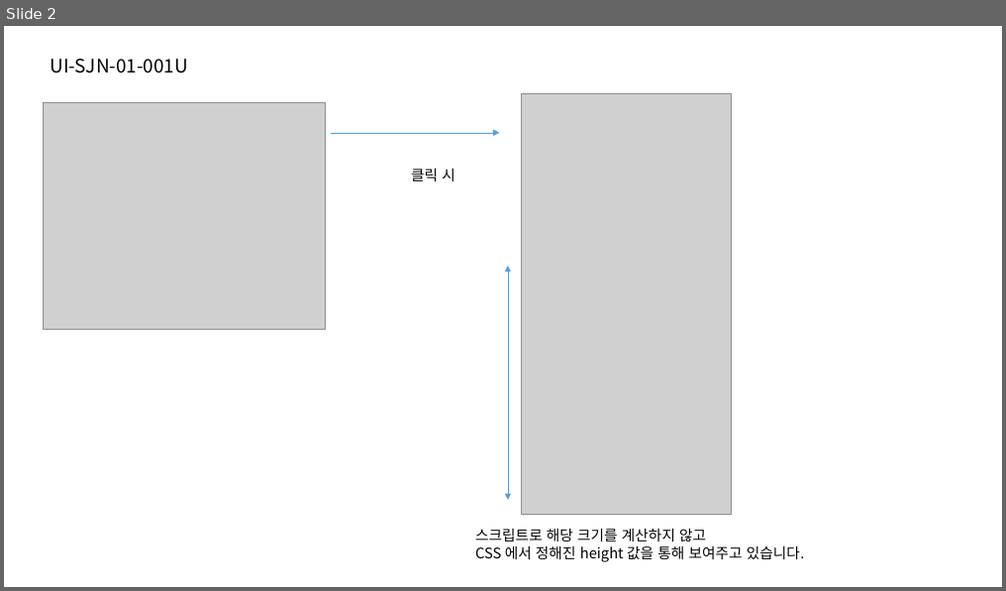
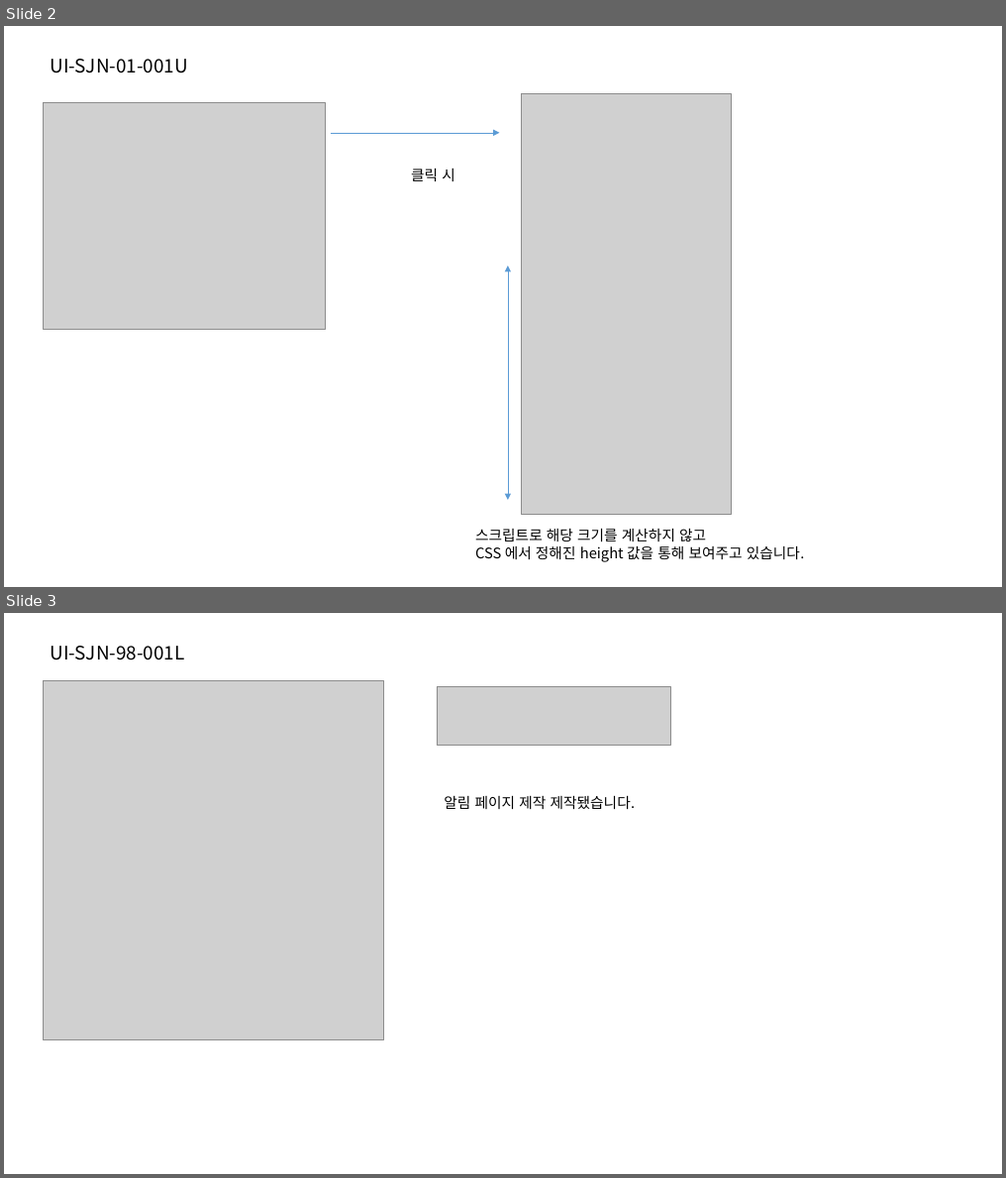
Before and after one commit to jeoungGyy/sejong, a slide deck: ppt/04-14.pptx. Shown one above the other, each under a label of ours: slide 2 before the commit, slides 2 and 3 after it. The pictures are 1006x591 and 1006x1178 pixels, drawn with LibreOffice and Linux fonts; fonts in the diff are those of the drawing; grey boxes stand for pictures. Boxes give left, top, right and bottom in pixels: in the first picture for what was removed or moved away, otherwise in the second. Text is boxed around its words. In the diff, an @@ line names an element or a change of style, - is before the commit and + after.

```diff
--- a/ppt/04-14.pptx
+++ b/ppt/04-14.pptx
@@ slide 3 added at (4,613,1002,1174), background #FFFFFF @@
@@ text added at (51,646,185,661), 18 pt, text #000000 @@
+UI-SJN-98-001L
@@ picture added at (43,680,383,1040) @@
@@ picture added at (437,687,671,746) @@
@@ text added at (444,796,636,809), 14 pt, text #000000 @@
+알림 페이지 제작 제작됐습니다.
```
Also in this commit, not shown: 1 slide removed, 5 other files.
